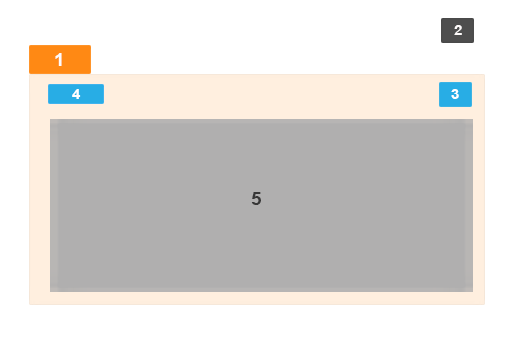
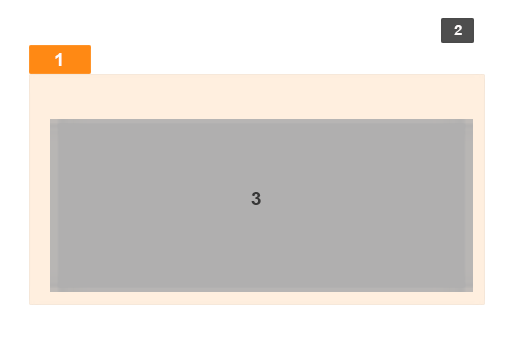
Comparing the layer stacks of the two 511 x 338 images. Changes:
painted on "5" (2nd of 4, in "Memo") over [left=251, top=192, right=261, bottom=205]
hid "4" (2nd of 4, in "Memo") over [left=72, top=89, right=81, bottom=99]
hid "3" (2nd of 4, in "Memo") over [left=451, top=89, right=459, bottom=99]
hid "upload" over [left=440, top=83, right=471, bottom=106]
hid "add folder" over [left=49, top=85, right=103, bottom=103]
